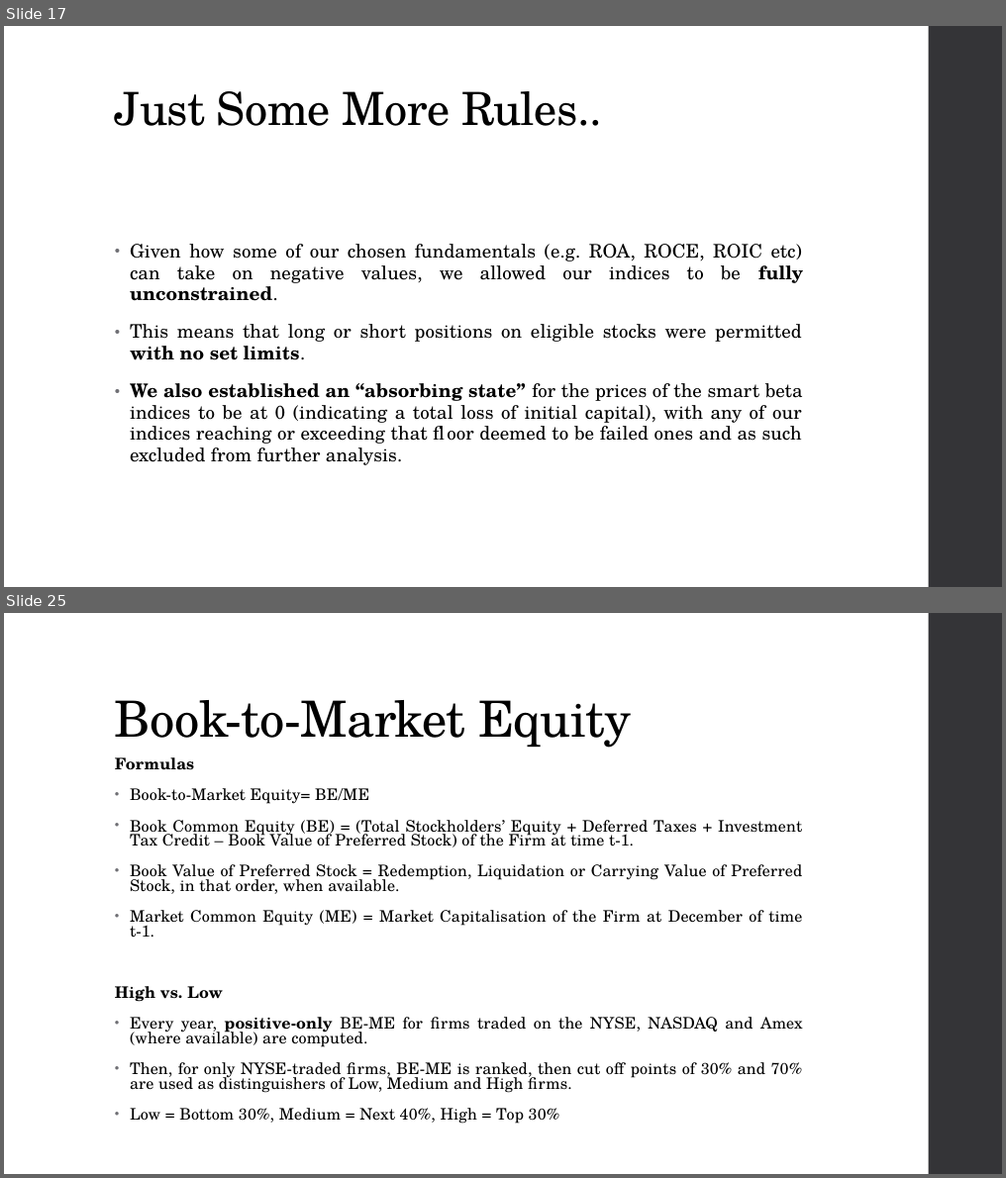
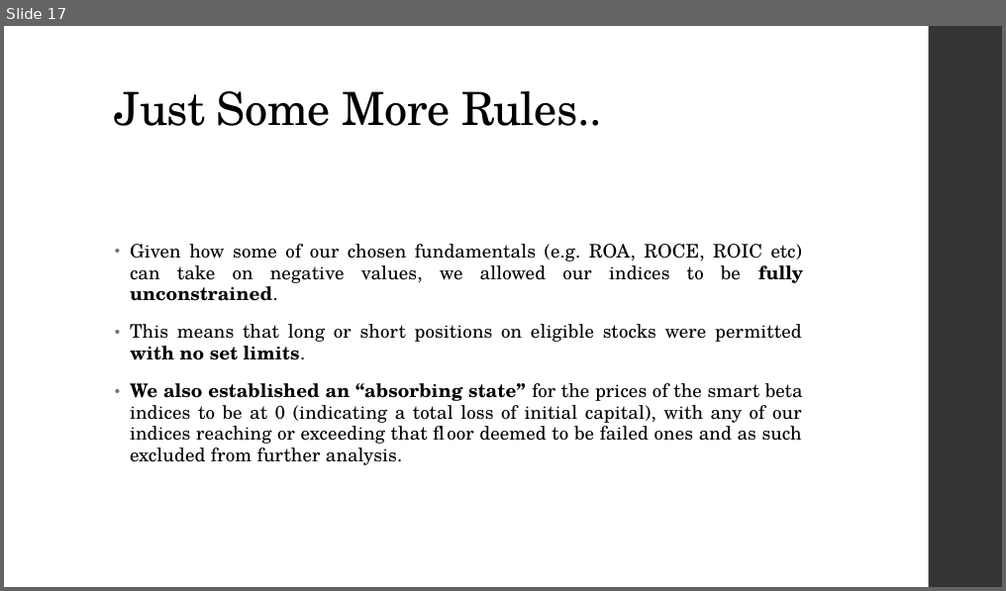
Before and after one commit to fuzzylove87/QF604-Econometrics, a slide deck: QF604 Econometrics Final v1.0.pptx. Shown one above the other, each under a label of ours: slides 17 and 25 before the commit, slide 17 after it; the slides between them are not shown. The pictures are 1006x1178 and 1006x591 pixels, drawn with LibreOffice and Linux fonts; fonts in the diff are those of the drawing. Boxes give left, top, right and bottom in pixels: in the first picture for what was removed or moved away, otherwise in the second. Text is boxed around its words. In the diff, an @@ line names an element or a change of style, - is before the commit and + after.

```diff
--- a/QF604 Econometrics Final v1.0.pptx
+++ b/QF604 Econometrics Final v1.0.pptx
@@ slide 25 removed at (4, 613, 1002, 1174), background #FFFFFF; not listed: 1 template element that a slide beside it also shows @@
@@ title removed at (115, 700, 632, 748) @@
-Book-to-Market Equity
@@ text removed at (115, 758, 803, 1124) @@
-Formulas
-• Book-to-Market Equity= BE/ME
-• Book Common Equity (BE) = (Total Stockholders’ Equity + Deferred Taxes + Investment Tax Credit – Book Value of Preferred Stock) of the Firm at time t-1.
-• Book Value of Preferred Stock = Redemption, Liquidation or Carrying Value of Preferred Stock, in that order, when available.
-• Market Common Equity (ME) = Market Capitalisation of the Firm at December of time t-1.
-High vs. Low
-• Every year, positive-only BE-ME for firms traded on the NYSE, NASDAQ and Amex (where available) are computed.
-• Then, for only NYSE-traded firms, BE-ME is ranked, then cut off points of 30% and 70% are used as distinguishers of Low, Medium and High firms.
-• Low = Bottom 30%, Medium = Next 40%, High = Top 30%
```
Also in this commit, not shown: 2 slides changed, 8 slides added, 26 other slides removed.
